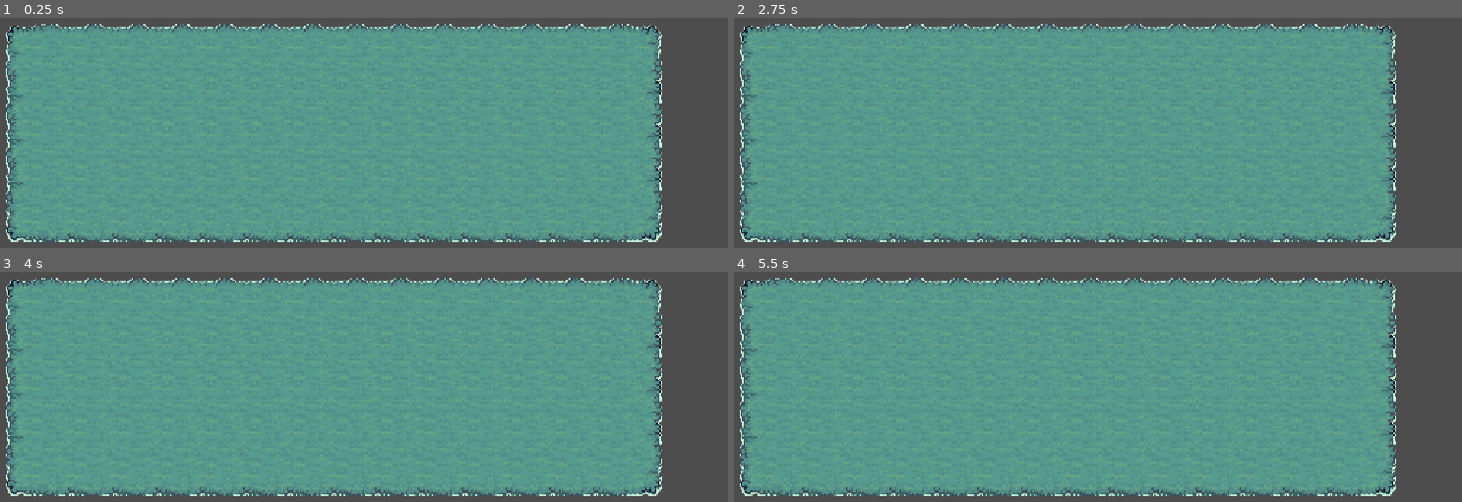
Above: before the commit, frames 1-4 (two rows, left to right).
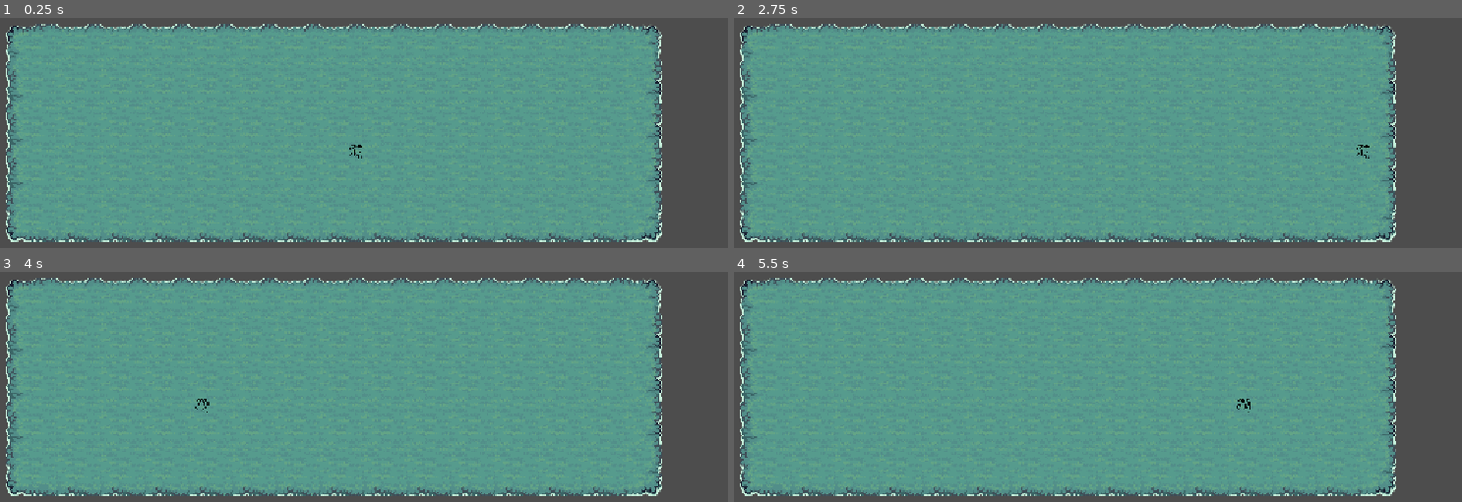
Above: after the commit, the same moments.

Repository: Marcelolinho/HorrorDice
Game: Godot game, scene res://world.tscn
Same seed, same stepped clock (60 frames per second), same inputs: the game is played once before the commit and once after it.
Inputs:
- Up to frame 1 (0.25 s): no input
- Up to frame 2 (2.75 s): tap Enter (ui_accept) at 0.5, 0.6, 0.77, 1.07, 1.35, 1.52, 1.82, 2, 2.1 s; hold Right (ui_right) 0.53-2.03 s; hold Left (ui_left) from 2.03 s (still down)
- Up to frame 3 (4 s): keep holding Left (ui_left); tap Enter (ui_accept) at 2.85, 3.02, 3.32, 3.6, 3.77 s
- Up to frame 4 (5.5 s): tap Enter (ui_accept) at 4.07, 4.25, 4.35, 4.52, 4.82, 5, 5.1 s; release Left (ui_left) at 4.28 s; hold Right (ui_right) from 4.28 s (still down)

The runs differ from the first frame. In frame 1, less than 0.1% of the frame differs, in the area x 47-50%, y 55-62%; in frame 2, less than 0.1%; in frame 3, less than 0.1%; in frame 4, less than 0.1%, in the area x 69-71%, y 55-62%.

Commit message:
Moving player

Diff:
--- a/player.gd
+++ b/player.gd
@@ -1,23 +1,20 @@
 extends CharacterBody2D
 
-const SPEED = 300.0
-const JUMP_VELOCITY = -400.0
+const SPEED = 500.0
 
 func _physics_process(delta: float) -> void:
-	# Add the gravity.
-	if not is_on_floor():
-		velocity += get_gravity() * delta
+	movement()
+	move_and_slide()
 
-	# Handle jump.
-	if Input.is_action_just_pressed("ui_accept") and is_on_floor():
-		velocity.y = JUMP_VELOCITY
+func movement() -> void:
+	var x_direction := Input.get_axis("ui_left", "ui_right")
+	var y_direction := Input.get_axis("ui_up", "ui_down")
 
-	# Get the input direction and handle the movement/deceleration.
-	# As good practice, you should replace UI actions with custom gameplay actions.
-	var direction := Input.get_axis("ui_left", "ui_right")
-	if direction:
-		velocity.x = direction * SPEED
+	#var temp := Input.get_axis("ui_up", "ui_down")
+
+	if x_direction or y_direction:
+		velocity.x = x_direction * SPEED
+		velocity.y = y_direction * SPEED
 	else:
 		velocity.x = move_toward(velocity.x, 0, SPEED)
-
-	move_and_slide()
+		velocity.y = move_toward(velocity.y, 0, SPEED)
--- a/player.tscn
+++ b/player.tscn
@@ -1,3 +1,92 @@
 [gd_scene format=3 uid="uid://di1mrrr46igo6"]
 
-[node name="Player" type="Node2D" unique_id=307321833]
+[ext_resource type="Script" uid="uid://dqyrsotjv3h1n" path="res://player.gd" id="1_onrkg"]
+[ext_resource type="Texture2D" uid="uid://cmqueee7ykhha" path="res://Sprites/RUN/temp-char.png" id="2_i3pqv"]
+[ext_resource type="Texture2D" uid="uid://br58y6hecl3hj" path="res://Sprites/RUN/run_down.png" id="3_i3pqv"]
+
+[sub_resource type="AtlasTexture" id="AtlasTexture_hqtel"]
+atlas = ExtResource("3_i3pqv")
+region = Rect2(0, 0, 96, 80)
+
+[sub_resource type="AtlasTexture" id="AtlasTexture_sweqy"]
+atlas = ExtResource("3_i3pqv")
+region = Rect2(96, 0, 96, 80)
+
+[sub_resource type="AtlasTexture" id="AtlasTexture_2hs0m"]
+atlas = ExtResource("3_i3pqv")
+region = Rect2(192, 0, 96, 80)
+
+[sub_resource type="AtlasTexture" id="AtlasTexture_1jxqw"]
+atlas = ExtResource("3_i3pqv")
+region = Rect2(288, 0, 96, 80)
+
+[sub_resource type="AtlasTexture" id="AtlasTexture_dw050"]
+atlas = ExtResource("3_i3pqv")
+region = Rect2(384, 0, 96, 80)
+
+[sub_resource type="AtlasTexture" id="AtlasTexture_b26j0"]
+atlas = ExtResource("3_i3pqv")
+region = Rect2(480, 0, 96, 80)
+
+[sub_resource type="AtlasTexture" id="AtlasTexture_n7ghd"]
+atlas = ExtResource("3_i3pqv")
+region = Rect2(576, 0, 96, 80)
+
+[sub_resource type="AtlasTexture" id="AtlasTexture_nvl01"]
+atlas = ExtResource("3_i3pqv")
+region = Rect2(672, 0, 96, 80)
+
+[sub_resource type="SpriteFrames" id="SpriteFrames_xhfmh"]
+animations = [{
+"frames": [{
+"duration": 1.0,
+"texture": ExtResource("2_i3pqv")
+}],
+"loop": 1,
+"name": &"default",
+"speed": 5.0
+}, {
+"frames": [{
+"duration": 1.0,
+"texture": SubResource("AtlasTexture_hqtel")
+}, {
+"duration": 1.0,
+"texture": SubResource("AtlasTexture_sweqy")
+}, {
+"duration": 1.0,
+"texture": SubResource("AtlasTexture_2hs0m")
+}, {
+"duration": 1.0,
+"texture": SubResource("AtlasTexture_1jxqw")
+}, {
+"duration": 1.0,
+"texture": SubResource("AtlasTexture_dw050")
+}, {
+"duration": 1.0,
+"texture": SubResource("AtlasTexture_b26j0")
+}, {
+"duration": 1.0,
+"texture": SubResource("AtlasTexture_n7ghd")
+}, {
+"duration": 1.0,
+"texture": SubResource("AtlasTexture_nvl01")
+}],
+"loop": 1,
+"name": &"testing",
+"speed": 5.0
+}]
+
+[sub_resource type="RectangleShape2D" id="RectangleShape2D_hqtel"]
+size = Vector2(6, 12)
+
+[node name="player" type="CharacterBody2D" unique_id=756963784]
+script = ExtResource("1_onrkg")
+
+[node name="AnimatedSprite2D" type="AnimatedSprite2D" parent="." unique_id=367126964]
+position = Vector2(-1, -4)
+scale = Vector2(0.34375, 0.375)
+sprite_frames = SubResource("SpriteFrames_xhfmh")
+
+[node name="CollisionShape2D" type="CollisionShape2D" parent="." unique_id=1687141987]
+position = Vector2(0, -6)
+shape = SubResource("RectangleShape2D_hqtel")
--- a/world.tscn
+++ b/world.tscn
@@ -1,7 +1,7 @@
 [gd_scene format=4 uid="uid://chkepq73hacwd"]
 
-[ext_resource type="Script" uid="uid://dqyrsotjv3h1n" path="res://player.gd" id="1_f3sb7"]
 [ext_resource type="Texture2D" uid="uid://baoeewoo44cs5" path="res://Tileset/Tilemap_color5.png" id="1_fj7yv"]
+[ext_resource type="PackedScene" uid="uid://di1mrrr46igo6" path="res://player.tscn" id="2_fj7yv"]
 
 [sub_resource type="TileSetAtlasSource" id="TileSetAtlasSource_fj7yv"]
 texture = ExtResource("1_fj7yv")
@@ -55,22 +55,13 @@
 tile_size = Vector2i(64, 64)
 sources/0 = SubResource("TileSetAtlasSource_fj7yv")
 
-[sub_resource type="RectangleShape2D" id="RectangleShape2D_uybdb"]
-size = Vector2(20, 30)
-
 [node name="World" type="Node2D" unique_id=558758796]
 
 [node name="tilemap" type="TileMapLayer" parent="." unique_id=46975756]
 tile_map_data = PackedByteArray("AAD7////AAABAAEAAAD8////AAABAAEAAAD9////AAABAAEAAAD+////AAABAAEAAAD/////AAABAAEAAAAAAP …(1120 unchanged characters)…
 tile_set = SubResource("TileSet_aqk2v")
 
-[node name="player" type="CharacterBody2D" parent="." unique_id=881417265]
-script = ExtResource("1_f3sb7")
-
-[node name="AnimatedSprite2D" type="AnimatedSprite2D" parent="player" unique_id=1619038626]
-
-[node name="CollisionShape2D" type="CollisionShape2D" parent="player" unique_id=75872768]
-shape = SubResource("RectangleShape2D_uybdb")
-
 [node name="Camera2D" type="Camera2D" parent="." unique_id=581984429]
 position = Vector2(-1, -2)
+
+[node name="Player" parent="." unique_id=307321833 instance=ExtResource("2_fj7yv")]
Binary file added: Sprites/RUN/temp-char.png
Not shown, added: Sprites/RUN/temp-char.png.import
